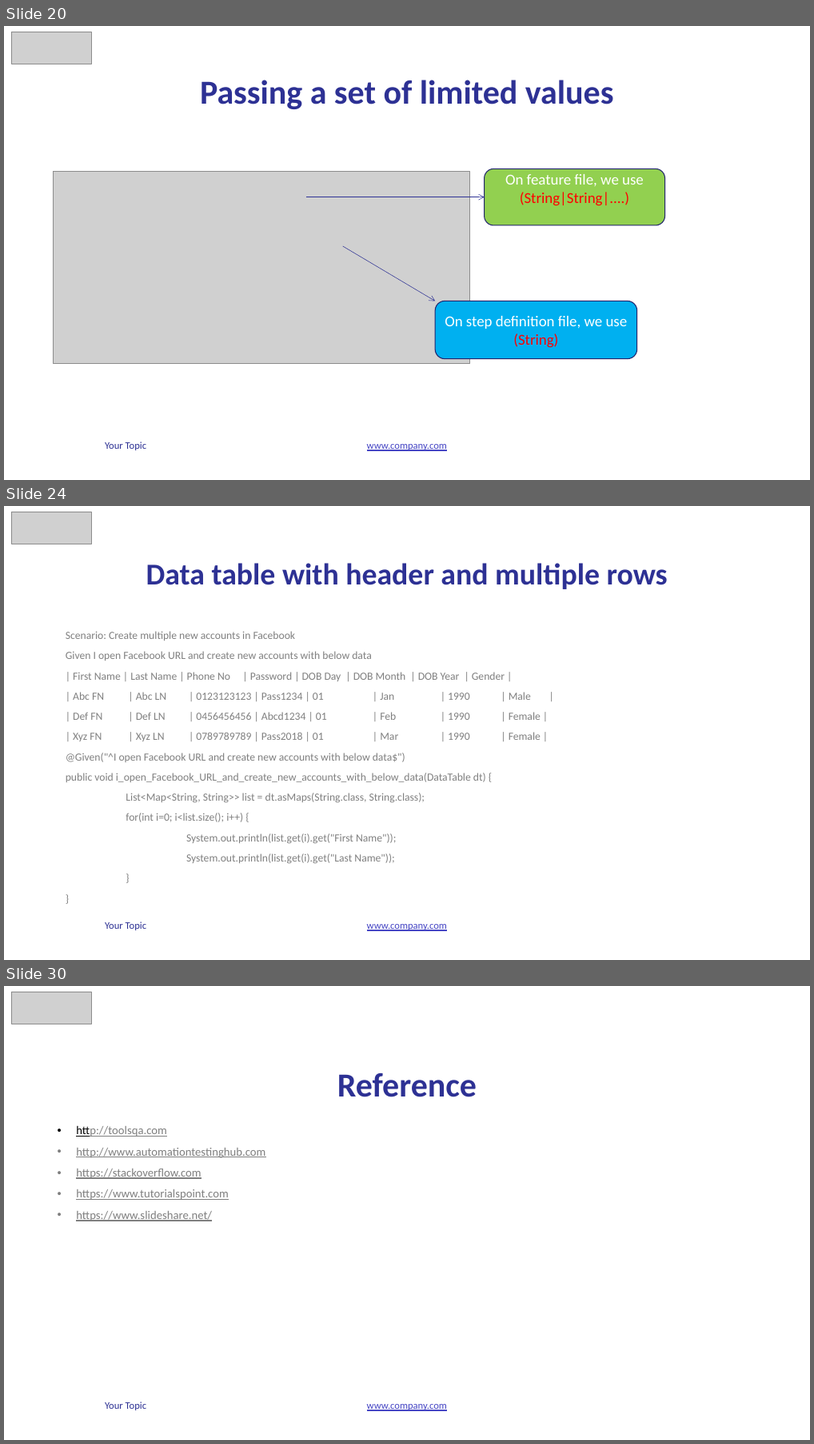
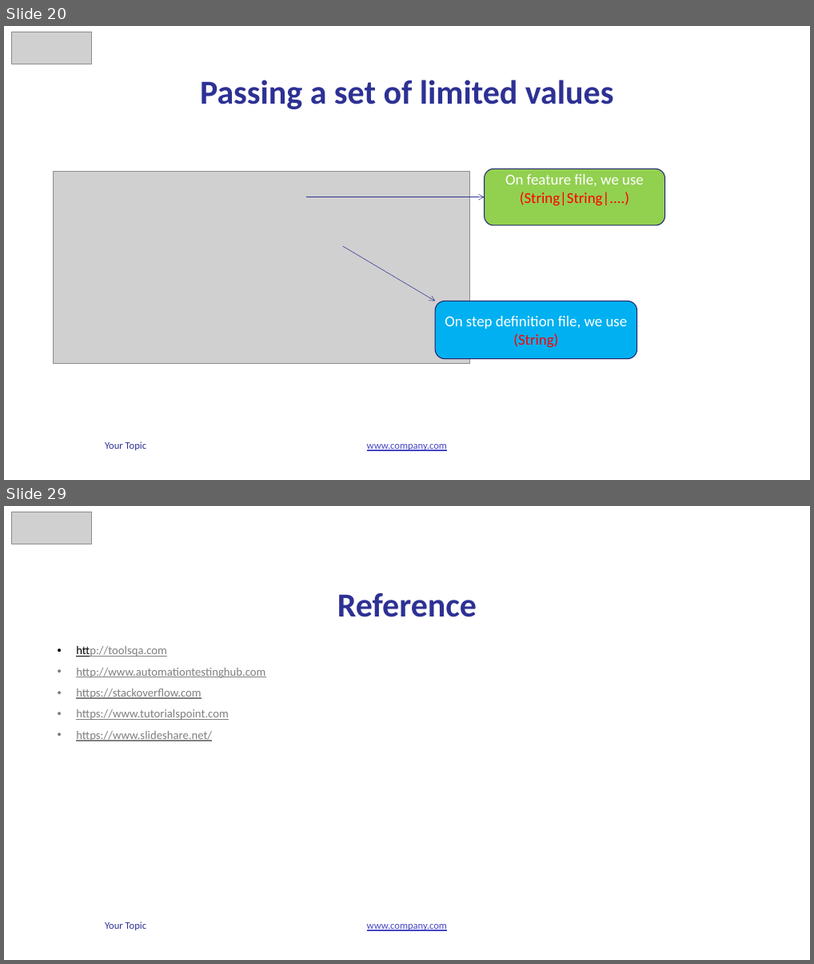
Before and after one commit to vunguyen2588/Cucumber, a slide deck: b4uconference_cucumber_slide.pptx. Shown one above the other, each under a label of ours: slides 20, 24 and 30 before the commit, slides 20 and 29 after it; the slides between them are not shown. The pictures are 814x1444 and 814x964 pixels, drawn with LibreOffice and Linux fonts; fonts in the diff are those of the drawing; grey boxes stand for pictures. Boxes give left, top, right and bottom in pixels: in the first picture for what was removed or moved away, otherwise in the second. Text is boxed around its words. In the diff, an @@ line names an element or a change of style, - is before the commit and + after.

```diff
--- a/b4uconference_cucumber_slide.pptx
+++ b/b4uconference_cucumber_slide.pptx
@@ slide 24 removed at (4,506,810,960), background #FFFFFF; not listed: 2 template elements that a slide beside it also shows @@
@@ picture removed at (11,512,92,544) @@
@@ title removed at (146,563,668,589) @@
-Data table with header and multiple rows
@@ text removed at (66,631,541,863) @@
-Scenario: Create multiple new accounts in Facebook
-Given I open Facebook URL and create new accounts with below data
-| First Name | Last Name | Phone No | Password | DOB Day | DOB Month | DOB Year | Gender |
-| Abc FN | Abc LN | 0123123123 | Pass1234 | 01 | Jan | 1990 | Male |
-| Def FN | Def LN | 0456456456 | Abcd1234 | 01 | Feb | 1990 | Female |
-| Xyz FN | Xyz LN | 0789789789 | Pass2018 | 01 | Mar | 1990 | Female |
-@Given("^I open Facebook URL and create new accounts with below data$")
-public void i_open_Facebook_URL_and_create_new_accounts_with_below_data(DataTable dt) {
-List<Map<String, String>> list = dt.asMaps(String.class, String.class);
-for(int i=0; i<list.size(); i++) {
-System.out.println(list.get(i).get("First Name"));
-System.out.println(list.get(i).get("Last Name"));
-}
-}
@@ what was slide 30 is now slide 29 @@
```
Also in this commit, not shown: 4 slides changed, 4 slides added, 4 other slides removed, 5 other files.
